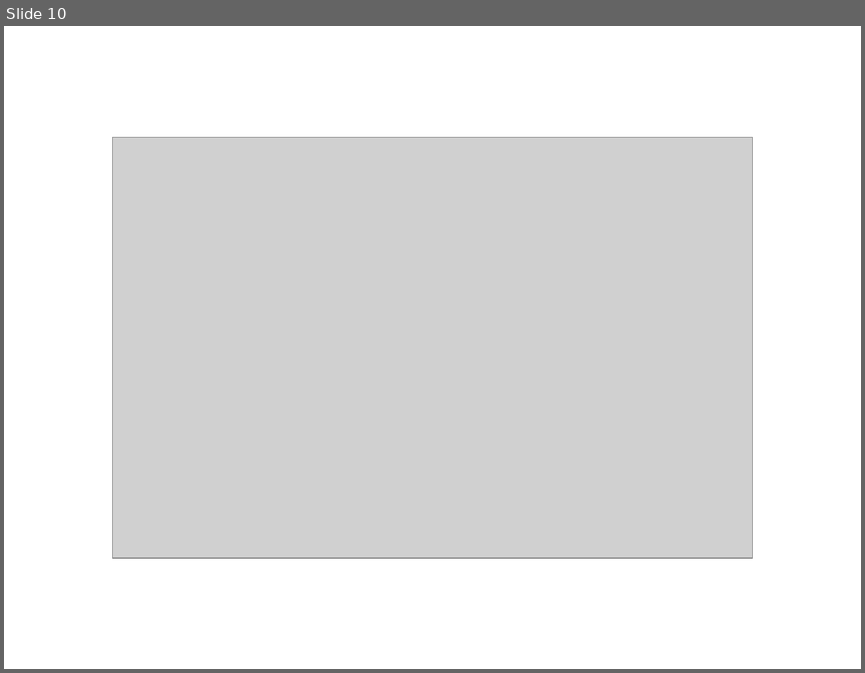
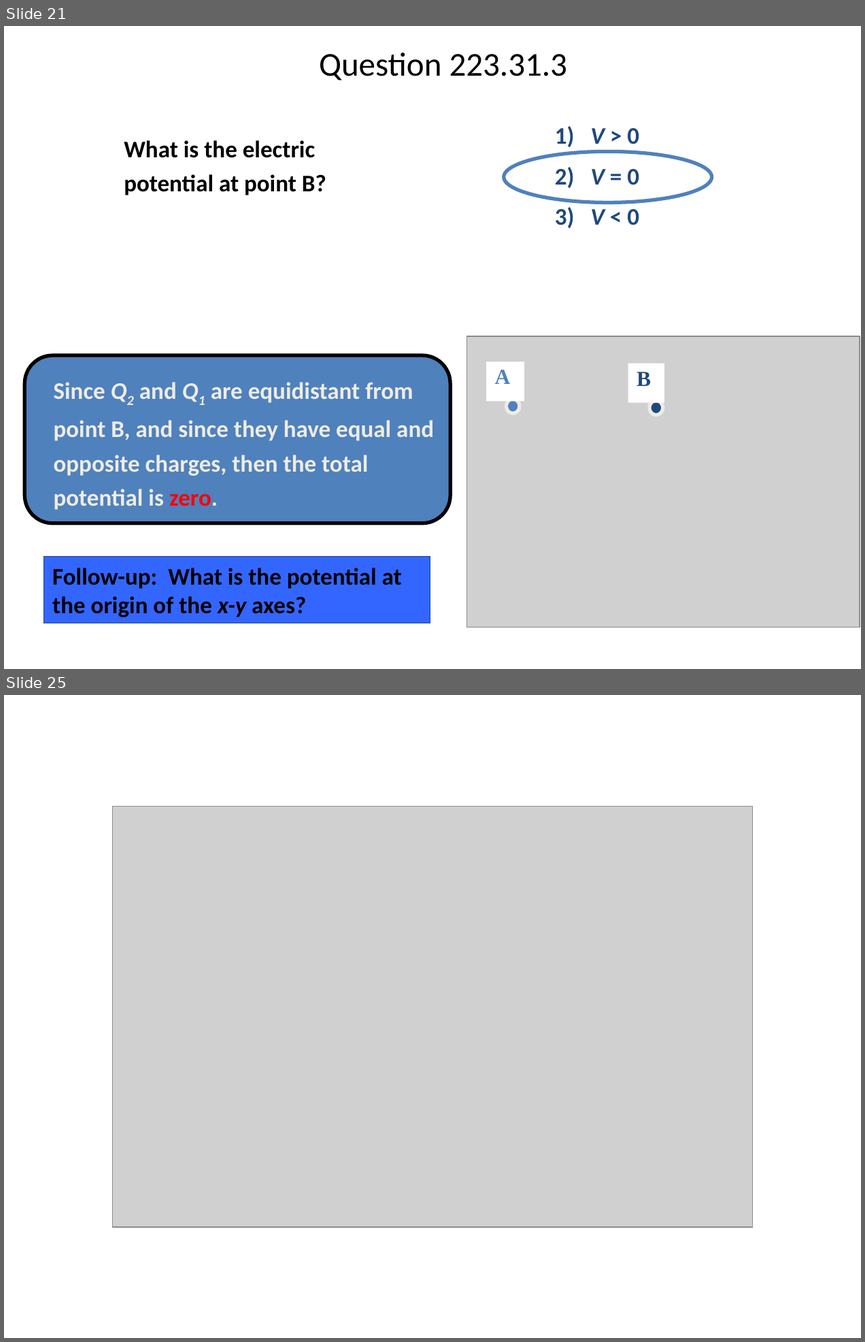
Before and after one commit to rtlines/PH223-Engineering-Physics, a slide deck: Slides/PH223_Lecture_31.pptx. Shown one above the other, each under a label of ours: slide 10 before the commit, slides 21 and 25 after it; the slides between them are not shown. The pictures are 865x673 and 865x1342 pixels, drawn with LibreOffice and Linux fonts; fonts in the diff are those of the drawing; grey boxes stand for pictures. Boxes give left, top, right and bottom in pixels: in the first picture for what was removed or moved away, otherwise in the second. Text is boxed around its words. In the diff, an @@ line names an element or a change of style, - is before the commit and + after.

```diff
--- a/Slides/PH223_Lecture_31.pptx
+++ b/Slides/PH223_Lecture_31.pptx
@@ slide 21 added at <box>4,26,861,669</box>, background #FFFFFF @@
@@ title added at <box>319,53,567,80</box>, 28 pt, text #000000 @@
+Question 223.31.3
@@ text added at <box>555,126,639,228</box>, 20 pt, text #1F497D, bold @@
+1) V > 0
+2) V = 0
+3) V < 0
@@ text added at <box>124,140,326,195</box>, 20 pt, text #000000, bold @@
+What is the electric potential at point B?
@@ ellipse added at <box>504,151,712,203</box>, outline #4F81BD 3 pt @@
@@ rounded rectangle added at <box>24,355,450,523</box>, fill #4F81BD, outline #000000 3 pt @@
@@ group added at <box>466,336,859,626</box>: 2 ellipses, 2 rectangles, 1 picture @@
+A
+B
@@ text added at <box>54,382,434,509</box>, 20 pt, text #EEECE1, bold @@
+Since Q2 and Q1 are equidistant from point B, and since they have equal and opposite charges, then the total potential is zero.
@@ rectangle added at <box>44,556,430,623</box>, fill #3366FF, outline #1F497D 0.75 pt, 20 pt, text #000000, bold @@
+Follow-up: What is the potential at the origin of the x-y axes?
@@ what was slide 10 is now slide 25 @@
```
Also in this commit, not shown: 24 other slides added, 23 other files.
